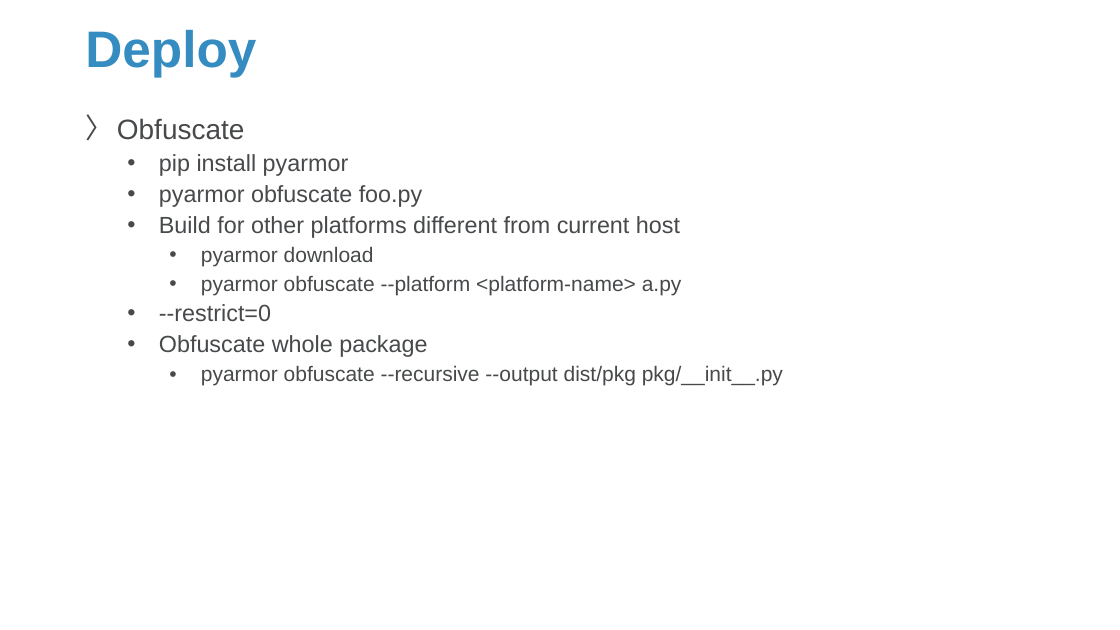
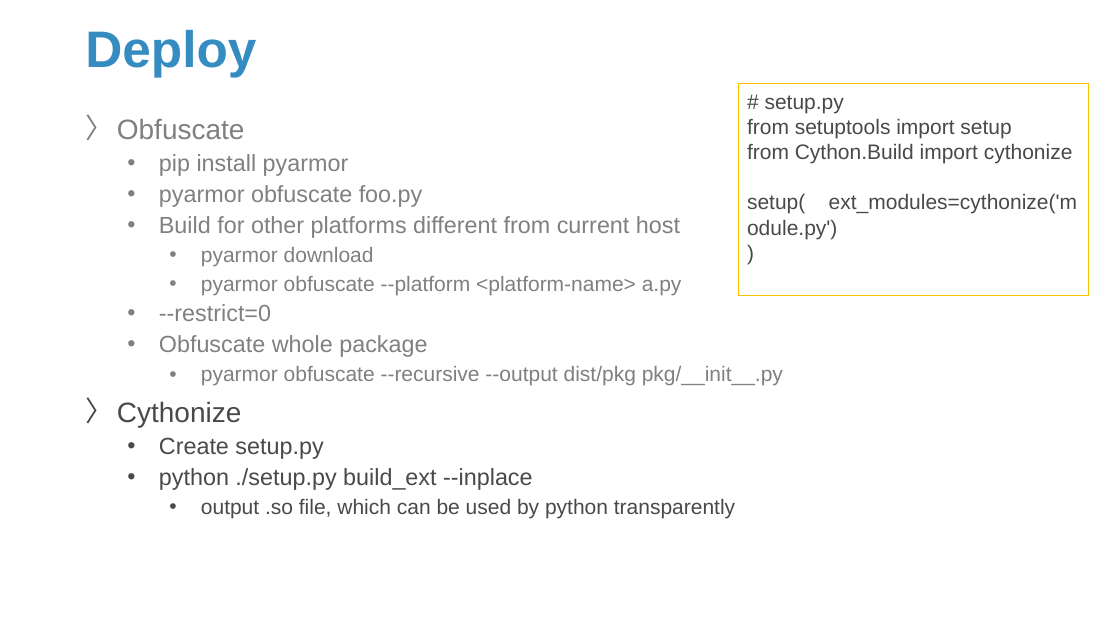
Before and after one commit to Sparks-Lu/TechNotes, a slide deck: slide 8 of Python/Python-Notes.pptx. Drawn at 1120x630 pixels with LibreOffice and Linux fonts; fonts in the diff are those of the drawing; background and template pictures are left out. Boxes give left, top, right and bottom in pixels: in the first picture for what was removed or moved away, otherwise in the second. Text is boxed around its words. In the diff, an @@ line names an element or a change of style, - is before the commit and + after.

```diff
--- a/Python/Python-Notes.pptx
+++ b/Python/Python-Notes.pptx
@@ rectangle added at (x1=739, y1=84, x2=1089, y2=296), outline #FFC000 0.75 pt, 18 pt, text #47494B @@
+# setup.py
+from setuptools import setup
+from Cython.Build import cythonize
+setup( ext_modules=cythonize('module.py')
+)
@@ text at (x1=117, y1=119, x2=783, y2=386): text colour #47494B to #808080 in "Obfuscate", "pip install pyarmor", "pyarmor obfuscate foo.py", "Build for other platforms different from current ..." and 5 more places @@
@@ text at (x1=117, y1=401, x2=735, y2=518): paragraphs added @@
+〉 Cythonize
+  • Create setup.py
+  • python ./setup.py build_ext --inplace
+    • output .so file, which can be used by python transparently
```
Also in this commit, not shown: 8 other slides changed, 1 slide added, 8 other files.
